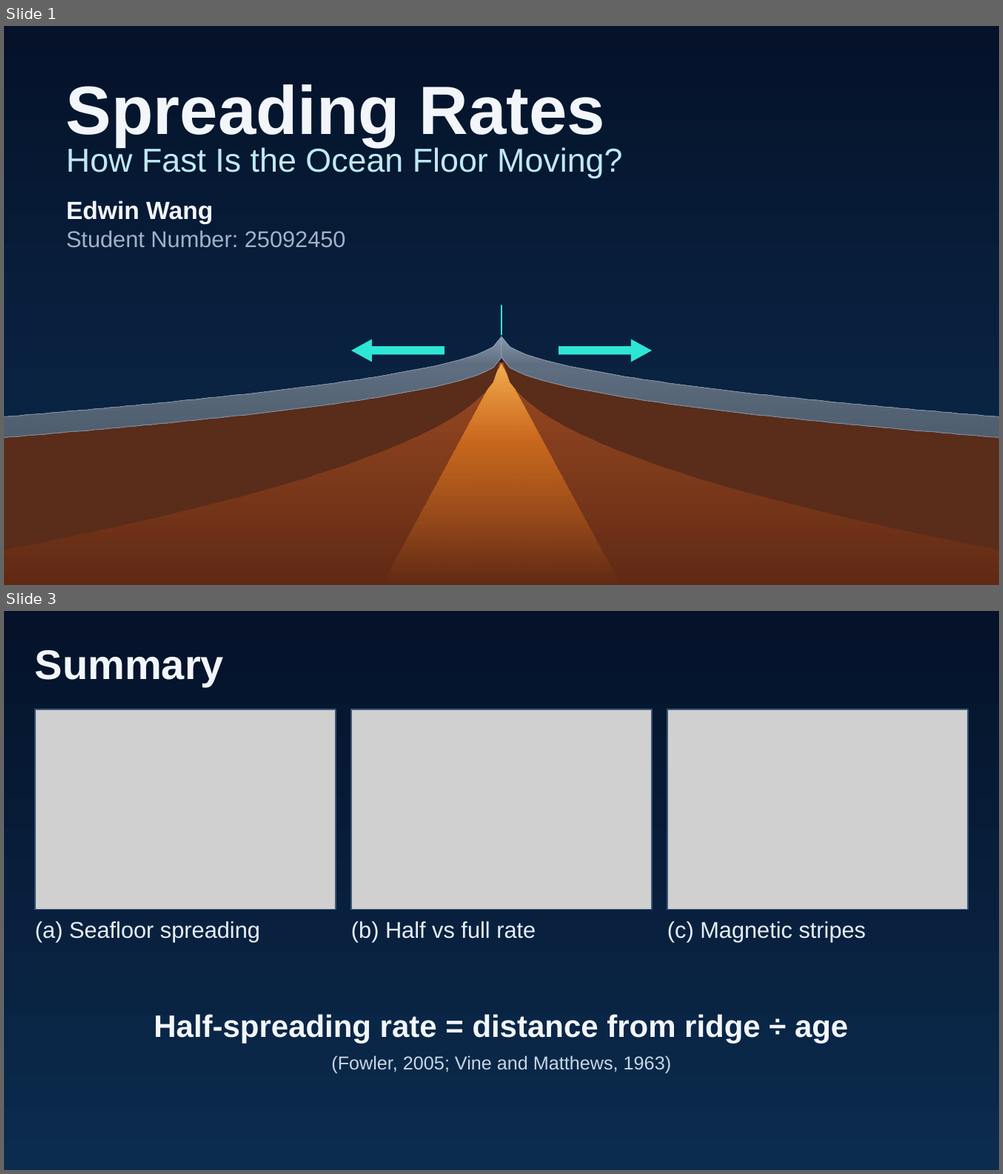
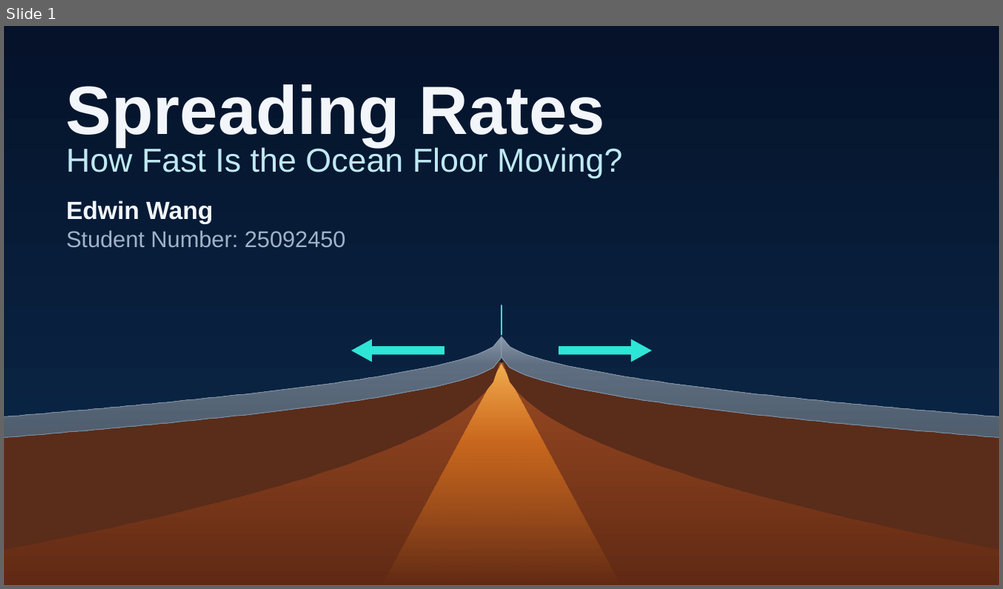
Before and after one commit to manguse4u-star/Wow, a slide deck: deliverables/Spreading_Rates_Presentation.pptx. Shown one above the other, each under a label of ours: slides 1 and 3 before the commit, slide 1 after it; the slides between them are not shown. The pictures are 1003x1174 and 1003x589 pixels, drawn with LibreOffice and Linux fonts; fonts in the diff are those of the drawing; grey boxes stand for pictures. Boxes give left, top, right and bottom in pixels: in the first picture for what was removed or moved away, otherwise in the second. Text is boxed around its words. In the diff, an @@ line names an element or a change of style, - is before the commit and + after.

```diff
--- a/deliverables/Spreading_Rates_Presentation.pptx
+++ b/deliverables/Spreading_Rates_Presentation.pptx
@@ slide 3 removed at <box>4,611,999,1170</box>, background #071A33 @@
@@ rectangle removed at <box>4,611,999,1170</box> @@
@@ text removed at <box>35,650,224,686</box> @@
-Summary
@@ picture removed at <box>35,709,336,910</box> @@
@@ rectangle removed at <box>35,709,336,910</box> @@
@@ picture removed at <box>351,709,652,910</box> @@
@@ rectangle removed at <box>351,709,652,910</box> @@
@@ picture removed at <box>667,709,968,910</box> @@
@@ rectangle removed at <box>667,709,968,910</box> @@
@@ text removed at <box>35,921,260,943</box> @@
-(a) Seafloor spreading
@@ text removed at <box>351,921,535,943</box> @@
-(b) Half vs full rate
@@ text removed at <box>667,921,866,943</box> @@
-(c) Magnetic stripes
@@ text removed at <box>153,1014,848,1044</box> @@
-Half-spreading rate = distance from ridge ÷ age
@@ text removed at <box>331,1056,671,1074</box> @@
-(Fowler, 2005; Vine and Matthews, 1963)
```
Also in this commit, not shown: 2 slides added, 1 other slide removed, 53 other files.
